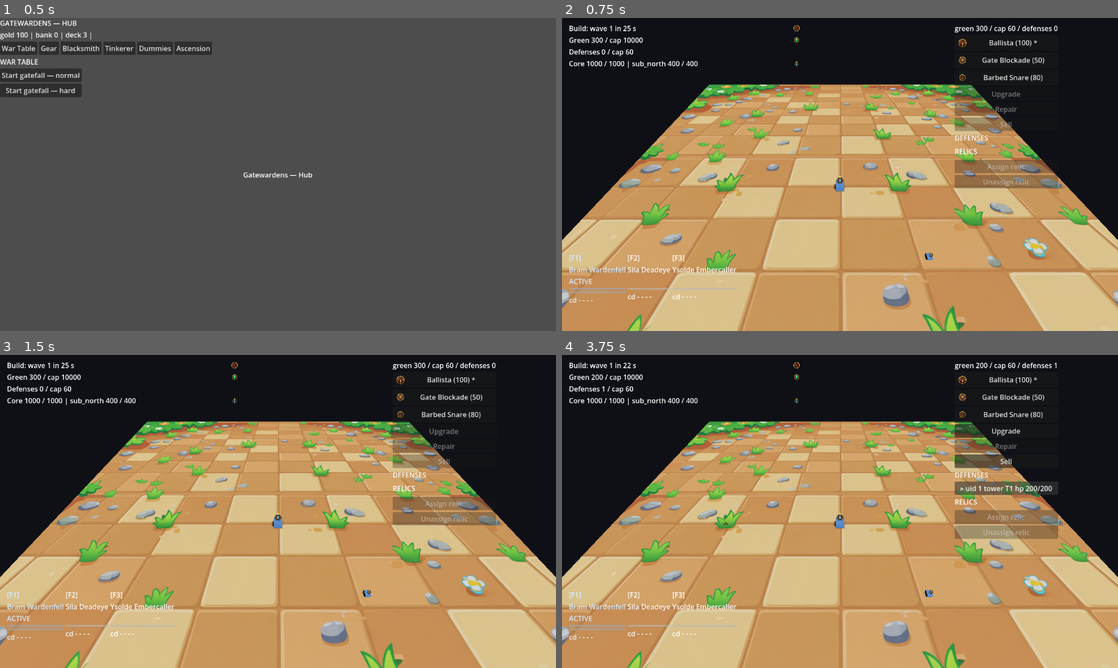
Above: before the commit, frames 1-4 (two rows, left to right).
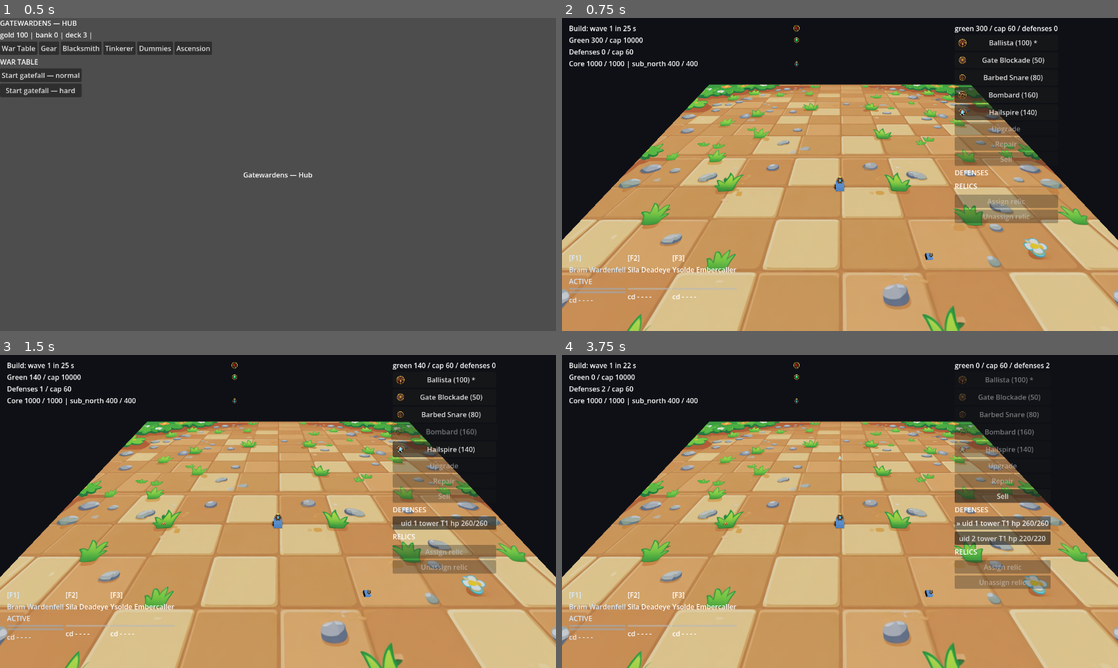
Above: after the commit, the same moments.

Repository: bryn1/gatewardens
Game: Godot game, scene res://Main.tscn
Two runs of this game, one before a commit and one after it. Both use one fixed random seed, a clock stepped at 60 frames per second and the inputs below.
Inputs (mouse positions are in pixels of both pictures, inside the frame that each line leads up to):
- Up to frame 1 (0.5 s): no input
- Up to frame 2 (0.75 s): click "Start gatefall — normal" at 0.5 s
- Up to frame 3 (1.5 s): click (444, 433) at 1.25 s, where only the run after the commit has a clickable "Bombard (160)"
- Up to frame 4 (3.75 s): click (1006, 448) at 2 s, where only the run after the commit has a clickable "Hailspire (140)"; click (1006, 380) at 2.75 s, where only the run before the commit has a clickable "Ballista (100) *"; click "uid 1 tower T1 hp 200/200" (after the commit: "uid 1 tower T1 hp 260/260") at 3.5 s

Frame 1 is identical in both runs. In frame 2, 4.9% of the frame differs, in the area x 70-90%, y 22-66%; in frame 3, 5.0%; in frame 4, 6.5%, in the area x 5-90%, y 2-75%.

Commit message:
v1.2 F4 (MC 11616): shop family picker — bombard + hailspire selectable, existing placement path reused
row_for_id/place_id resolve the towers.json data id and end at THE one
application site (mission.place_defense); place(class) delegates to
place_id on the winner id — the placer keeps exactly ONE m.place_defense
call site (replace-not-add, pinned by source-truth leg). Panel picker
buttons ride the same loop, icons (sprite_bank.gd:47-48) and W17e poll
sync; ZERO new literals. LOC watch: defense_panel.gd 373->399/400 gate
metric — split fallback NOT triggered, so the LOCKED pin #10
GOVERNED_LITERALS sibling-registration rule is evaluated-not-fired (no
check_hygiene.py edit). Planted-red (id-mapping swap) RED rc1 -> checkout
-> green; full suite 231 passed (229+2), hygiene 0 hits, fixtures diff
EMPTY, both .gd --check-only rc0. Served-browser leg: orchestrator.
Evidence .audits/20261028-1500-v12-plan/F4-wave.log (VERIFY_EXIT=0).

Diff:
--- a/godot/scripts/defense_panel.gd
+++ b/godot/scripts/defense_panel.gd
@@ -65,6 +65,7 @@
 var m = null
 var placer = null
 var class_rows: Array = []
+var picker_rows: Array = []              # F4: class winners + family rows
 var selected_class := 0              # index into class_rows
 var selected_uid := 0                # 0 = no defense selected
 var selected_relic := 0              # C11: pool relic uid armed for assign
@@ -90,16 +91,31 @@
 		placer = PLACER.new()
 		placer.setup(m)
 	class_rows = placer.classes()
+	picker_rows = class_rows.duplicate()   # F4 (MC 11616): the family
+	# picker rows (the NON-winner towers.json rows — bombard, hailspire)
+	# ride the SAME button loop and the SAME W17e poll sync; a press
+	# places THAT family's T1 via placer.place_id, the one gate sequence.
+	var winner_ids: Array = []
+	for crow: Dictionary in class_rows:
+		winner_ids.append(String(crow["id"]))
+	for row: Dictionary in m.tables.rows("towers"):
+		if not winner_ids.has(String(row["id"])):
+			picker_rows.append({"id": String(row["id"]),
+					"name": String(row["name"]),
+					"cost": int(row["base_cost"]), "fam": true})
 	var box := VBoxContainer.new()
 	box.name = "Rows"
 	add_child(box)
 	info_label = Label.new()
 	info_label.name = "Green"
 	box.add_child(info_label)
-	for row: Dictionary in class_rows:
+	for row: Dictionary in picker_rows:
+		var fam: bool = bool(row.get("fam", false))
+		var cid := String(row.get("class", ""))
 		var b := Button.new()
-		b.name = "Class_" + String(row["class"])
-		b.pressed.connect(_on_place_pressed.bind(String(row["class"])))
+		b.name = ("Family_" + String(row["id"])) if fam else ("Class_" + cid)
+		var target: Callable = _on_family_pressed if fam else _on_place_pressed
+		b.pressed.connect(target.bind(String(row["id"]) if fam else cid))
 		var icon_id := String(ICON_FOR.get(String(row["id"]), ""))
 		if icon_id != "":            # V4: icon-bearing rows (brief row 2)
 			b.icon = SPRITE_BANK.texture_for(icon_id)
@@ -108,7 +124,9 @@
 					SPRITE_BANK.ICON_PX)   # 4.x Control override API
 		box.add_child(b)
 		UITWEEN.attach(b)             # V6 (MC 11530): hover/press motion
-		class_buttons[String(row["class"])] = b
+		if not fam:
+			class_buttons[cid] = b
+		row["btn"] = b
 	upgrade_btn = _action(box, "Upgrade", _on_upgrade)
 	repair_btn = _action(box, "Repair", _on_repair)
 	sell_btn = _action(box, "Sell", _on_sell)
@@ -258,12 +276,13 @@
 # Cheap by contract: text is touched only where a mark changed (no
 # churn), rows are NEVER freed here (E9 lives in the rebuild alone).
 func sync() -> void:
-	for row: Dictionary in class_rows:
-		var btn = class_buttons[String(row["class"])]
+	for row: Dictionary in picker_rows:
+		var btn = row["btn"]
 		btn.disabled = not SIM_ECONOMY.can_afford(int(m.green),
 				int(row["cost"]))
 		var want := "%s (%d)%s" % [String(row["name"]), int(row["cost"]),
-			" *" if class_rows[selected_class]["class"] == String(row["class"]) else ""]
+			" *" if class_rows[selected_class]["class"] \
+				== String(row.get("class", "")) else ""]
 		if String(btn.text) != want:
 			btn.text = want
 	var obj = _selected_obj()
@@ -322,6 +341,13 @@
 	place_selected()
 
 
+# F4 (MC 11616): the family press — the SAME place-then-refresh shape as
+# _on_place_pressed; every gate is the placer/application-site answer.
+func _on_family_pressed(tower_id: String) -> void:
+	placer.place_id(tower_id, 1)
+	refresh()
+
+
 func _on_upgrade() -> void:
 	_result_upgrade()
 
--- a/godot/scripts/defense_placer.gd
+++ b/godot/scripts/defense_placer.gd
@@ -61,6 +61,15 @@
 	return {}
 
 
+# F4 (MC 11616 / V12-PLAN §F4): the family picker resolves by towers.json
+# DATA ID (ballista/bombard/hailspire_tower/...), not by class.
+func row_for_id(tower_id: String) -> Dictionary:
+	for row: Dictionary in tower_defs:
+		if String(row["id"]) == tower_id:
+			return row
+	return {}
+
+
 func slot_at(at: Vector3) -> int:
 	for i: int in slots.size():
 		if slots[i] == at:
@@ -102,16 +111,33 @@
 
 
 # place(class, tier) per the brief, plus an explicit-slot override for
-# deterministic callers. With no armed ghost the confirm falls to the
-# FIRST free slot (greybox confirm reading). Validity that belongs to the
-# placer (phase, slot, known class) is checked here; cap + affordability
-# + the spend are the mission application site's answer (single site).
+# deterministic callers. F4 (MC 11616): the gates live ONCE in place_id
+# (replace-not-add) — this keeps its class semantics (first-row-wins) and
+# delegates to place_id on the winning row's data id; phase + class are
+# checked here FIRST so the class refusals keep their shipped order.
 func place(class_id: String, tier: int, slot: int = -1) -> Dictionary:
 	if String(m.phase_kind) != "build":
 		return {"ok": false, "why": "phase"}
 	var row := row_for(class_id)
 	if row.is_empty():
 		return {"ok": false, "why": "class"}
+	return place_id(String(row["id"]), tier, slot)
+
+
+# F4 (MC 11616 / V12-PLAN §F4): THE one placement gate sequence by data
+# id — the family picker's entry, and place()'s own delegate. With no
+# armed ghost the confirm falls to the FIRST free slot (greybox confirm
+# reading, the SAME resolution order the class buttons always used).
+# Validity that belongs to the placer (phase, known id, slot) is checked
+# here; cap + affordability + the spend are the mission application
+# site's answer (mission.place_defense — single site, I2/I4). Unknown id
+# is the NEW "id" refusal (plan contract row).
+func place_id(tower_id: String, tier: int, slot: int = -1) -> Dictionary:
+	if String(m.phase_kind) != "build":
+		return {"ok": false, "why": "phase"}
+	var row := row_for_id(tower_id)
+	if row.is_empty():
+		return {"ok": false, "why": "id"}
 	var at := slot
 	if at < 0:
 		at = ghost
Not shown, added: .audits/20261028-1500-v12-plan/F4-wave.log
Not shown, changed: LEDGER.md
Not shown, added: tests/test_family_picker.py
